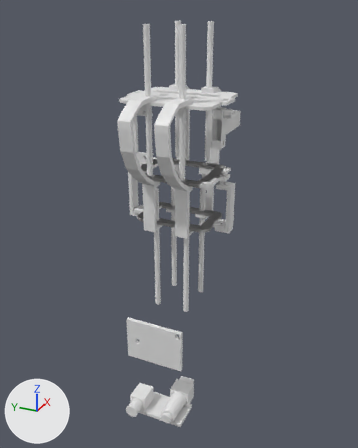
Renders of the Blender file sona.blend from each side of a commit.
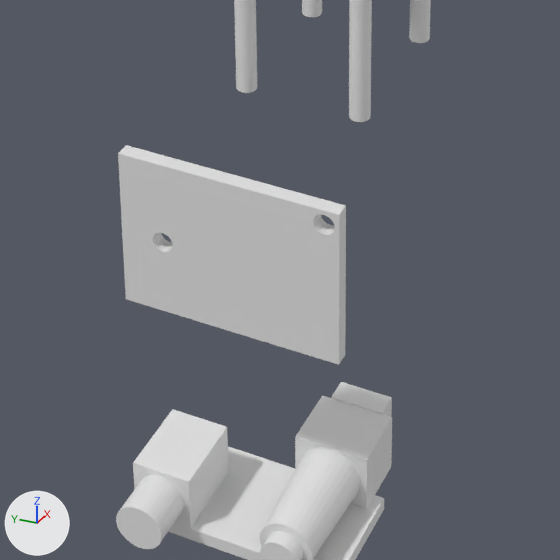
The first picture shows the older version from a 50 mm lens placed at (-27.8, -12.5, 10.1), pointed at (-0.6, -0.2, -3.5). The close-ups show both versions on the part from 27% to 66% of the width and 63% to 94% of the height of that picture; other places that the commit changed are outside them. Every picture has the same lights, and +X, +Y and +Z are marked at lower left. The same objects are shown in both versions, whatever each file hides.

Names of what the first close-up shows: 'Bluetooth receiver', 'Head screw hole bottom', 'Sound amplifier', 'Sound amplifier electric plug'.
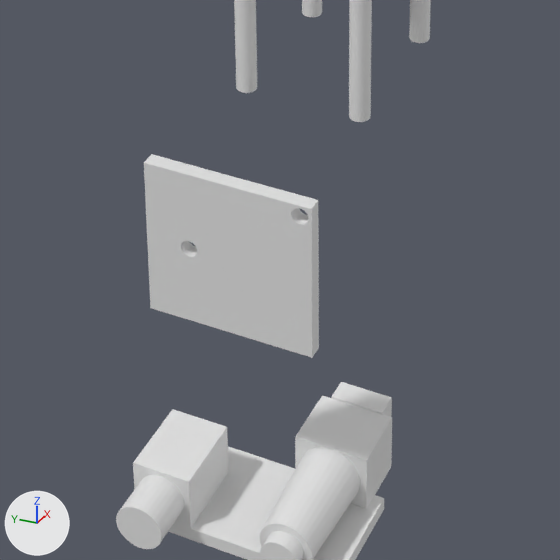
ob_bluetooth_receiver_hole_corner is not drawn itself; it is used by a modifier of ob_body_connector_back_top, ob_bluetooth_receiver.
ob_bluetooth_receiver_hole_body is not drawn itself; it is used by a modifier of ob_body_connector_back_top, ob_bluetooth_receiver.

What changed in the scene script:
```text
Change ob_body_connector_back_top:
    where _m = ob_body_connector_back_top.modifiers.new('Boolean.003', 'BOOLEAN')
    remove _m.object = ob_bluetooth_receiver_hole_corner
Change ob_bluetooth_receiver:
    ob_bluetooth_receiver.location: (-4.15, -0.01, -10.81) -> (-4.15, -0.01, -10.84)
    ob_bluetooth_receiver.scale: (0.131, 1.98, 1.49) -> (0.131, 1.5, 1.48)
    where _m = ob_bluetooth_receiver.modifiers.new('Boolean', 'BOOLEAN')
    remove _m.object = ob_bluetooth_receiver_hole_corner
Change ob_bluetooth_receiver_hole_body:
    ob_bluetooth_receiver_hole_body.location: (0.415, 3.662, 0.759) -> (-4.893, 0.704, -10.84)
    ob_bluetooth_receiver_hole_body.scale: (1.0, 1.0, 1.0) -> (0.824, 0.824, 0.824)
Remove ob_bluetooth_receiver_hole_corner:
    ob_bluetooth_receiver_hole_corner = bpy.data.objects.new('Bluetooth receiver hole corner', me_cylinder_027)
    ob_bluetooth_receiver_hole_corner.location = (0.415, 0.731, 2.032)
    ob_bluetooth_receiver_hole_corner.hide_set(True)
```

What differs and where, as boxes [x1, y1, x2, y2] in the close-ups (560 x 560 px):
'Bluetooth receiver', reshaped, moved, rescaled (23% narrower, 7% shorter): before [118, 145, 346, 365]; after [144, 154, 319, 358]
